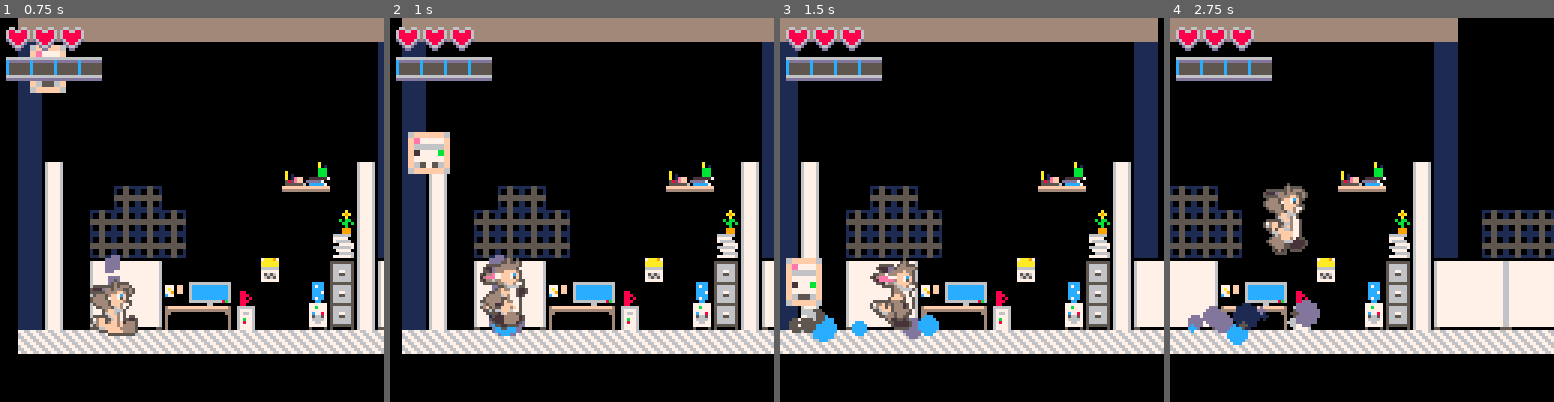
Above: before the commit, frames 1-4 (left to right).
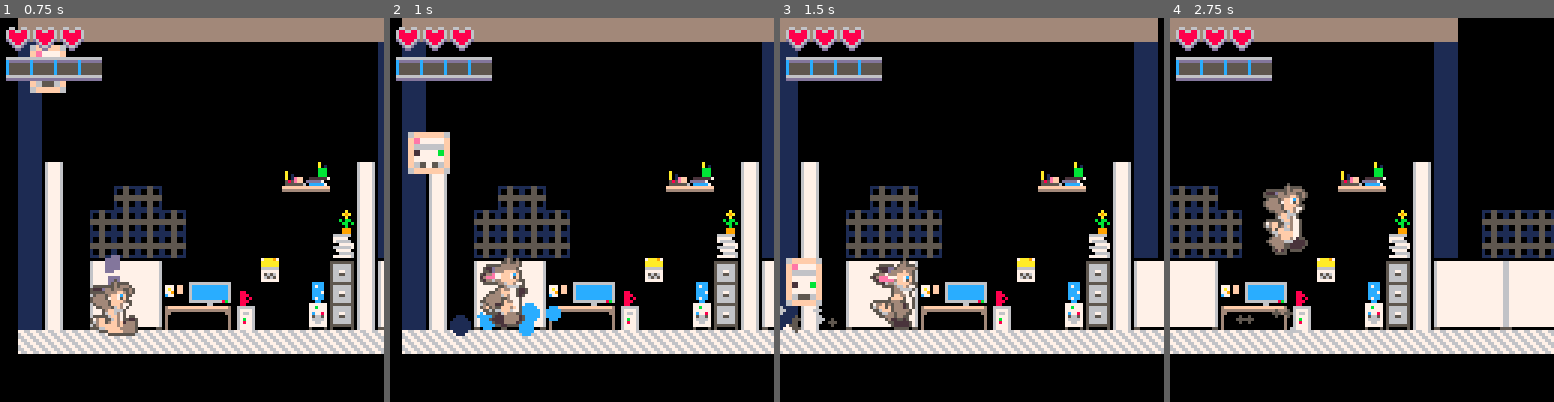
Above: after the commit, the same moments.

Repository: aritosuits/onebuttonjam2024
Game: PICO-8 cartridge cart.p8
Same seed, same stepped clock (60 frames per second), same inputs: the game is played once before the commit and once after it.
Inputs:
- Up to frame 1 (0.75 s): tap O (Z key) at 0.7 s
- Up to frame 2 (1 s): no input
- Up to frame 3 (1.5 s): no input
- Up to frame 4 (2.75 s): tap O (Z key) at 1.7, 2.1, 2.5 s

Frame 1 is identical in both runs. In frame 2, 1.0% of the frame differs, in the area x 15-45%, y 61-83%; in frame 3, 1.2%; in frame 4, 1.6%, in the area x 4-40%, y 73-86%.

Commit message:
Fixed particles and entity draw order

Diff:
--- a/ecs.lua
+++ b/ecs.lua
@@ -130,7 +130,8 @@
 		end
 	end
 	function s:draw()
-		for e in all(world.entities) do
+		for i = #world.entities, 1, -1 do
+			local e = world.entities[i]
 			if e:has(self.comps) then
 				if draw then draw(e) end
 			end
--- a/particle.lua
+++ b/particle.lua
@@ -22,21 +22,21 @@
 		if type == 'smoke' then
 			p.color = rnd({5, 6, 7})
 			p.radius = 2
-			p.lifetime = 4
-			p.vx = rnd(6) - 3
-			p.vy = rnd(2) - 1
+			p.lifetime = 8
+			p.vx = rnd(3) - 1.5
+			p.vy = rnd(1) - 0.5
 		elseif type == 'smash' then
 			p.color = rnd({1, 12, 13})
 			p.radius = 4
-			p.lifetime = 6
-			p.x = x + (rnd(4) - 2)
+			p.lifetime = 12
+			p.x = x + (rnd(10) - 5)
 			p.y = y + (rnd(2) - 1)
-			p.vx = rnd(9) - 4.5
-			p.vy = rnd(1.5) - 0.75
+			p.vx = rnd(4) - 2
+			p.vy = rnd(1) - 0.5
 		elseif type == 'trail' then
 			p.color = 13
 			p.radius = 3
-			p.lifetime = 1
+			p.lifetime = 6
 			p.x = x + (rnd(9) - 4)
 			p.y = y + (rnd(24) - 12)
 			p.w = 1.5
@@ -44,8 +44,8 @@
 			p.vx = 0
 			p.vy = 0
 		else -- default
-			p.vx = rnd(3) - 1.5
-			p.vy = rnd(3) - 1.5
+			p.vx = rnd(1) - 0.5
+			p.vy = rnd(1) - 0.5
 		end
 		p.ttl = p.lifetime
 		add(particle.list, p)
@@ -55,10 +55,12 @@
 function particle.update(dt)
 	for p in all(particle.list) do
 		p.ttl -= 1
-		if p.ttl <= 0 then
+		if p.ttl <= 0 or p.x <= hero.x - 40 then
 			del(particle.list, p)
-			break
+			p = nil
 		end
+	end
+	for p in all(particle.list) do
 		p.vy += p.gravity
 		p.x += p.vx
 		p.y += p.vy
--- a/state.game.lua
+++ b/state.game.lua
@@ -36,6 +36,8 @@
 	-- change brown and purple to better colors
 	pal(4, 134, 1)
 	pal(2, 133, 1)
+	-- debug
+	--print(#particle.list, 3, 120, 7)
 end
 
 function game.press()
